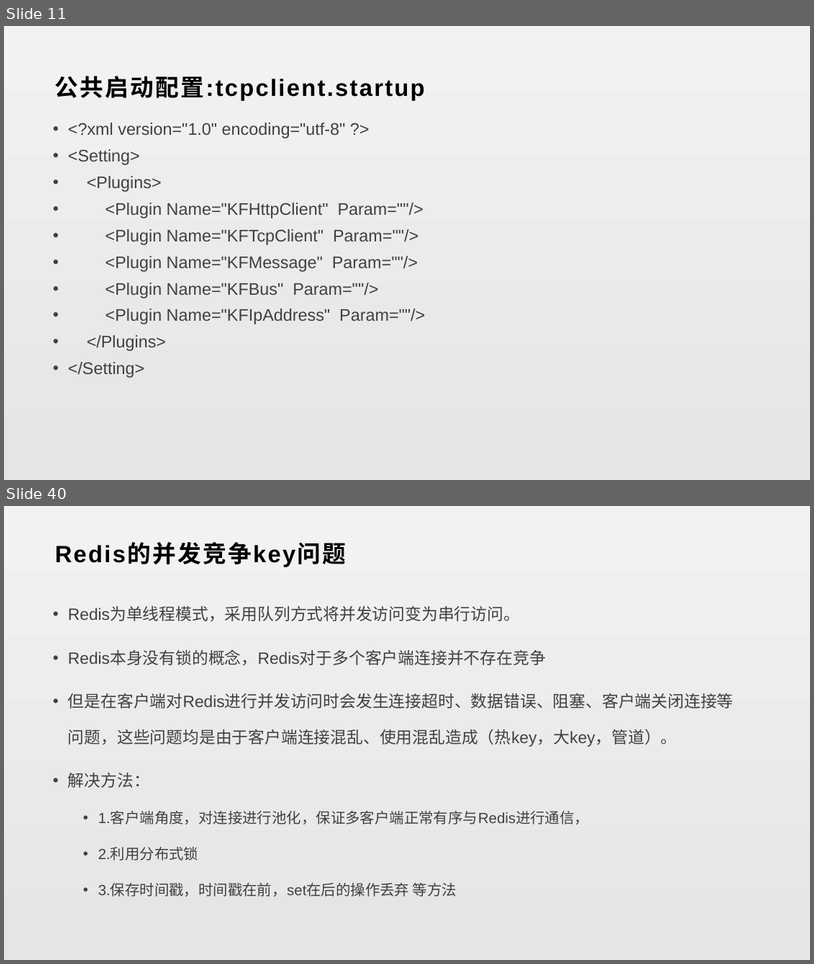
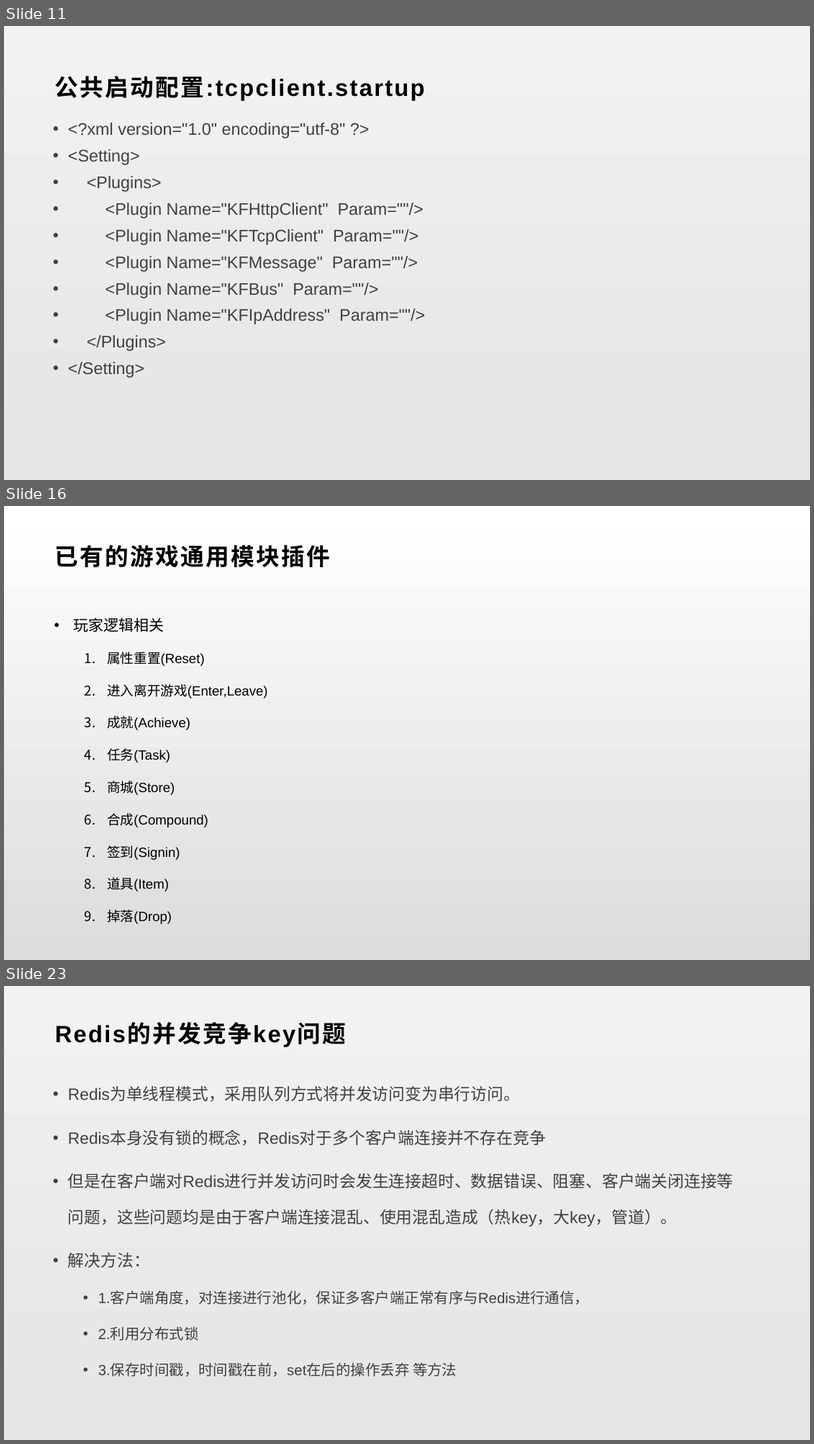
Before and after one commit to lori227/KFrame, a slide deck: _doc/KFrame.pptx. Shown one above the other, each under a label of ours: slides 11 and 40 before the commit, slides 11, 16 and 23 after it; the slides between them are not shown. The pictures are 814x964 and 814x1444 pixels, drawn with LibreOffice and Linux fonts; fonts in the diff are those of the drawing. Boxes give left, top, right and bottom in pixels: in the first picture for what was removed or moved away, otherwise in the second. Text is boxed around its words. In the diff, an @@ line names an element or a change of style, - is before the commit and + after.

```diff
--- a/_doc/KFrame.pptx
+++ b/_doc/KFrame.pptx
@@ slide 16 added at <box>4,506,810,960</box>, background gradient #FFFFFF to #DCDCDC @@
@@ text added at <box>55,545,330,567</box>, 28 pt, text #000000, bold @@
+已有的游戏通用模块插件
@@ text added at <box>73,618,268,924</box>, 16 pt, text #000000 @@
+• 玩家逻辑相关
+  1. 属性重置(Reset)
+  2. 进入离开游戏(Enter,Leave)
+  3. 成就(Achieve)
+  4. 任务(Task)
+  5. 商城(Store)
+  6. 合成(Compound)
+  7. 签到(Signin)
+  8. 道具(Item)
+  9. 掉落(Drop)
@@ what was slide 40 is now slide 23 @@
```
Also in this commit, not shown: 10 other slides added, 28 slides removed, 1 other file.
